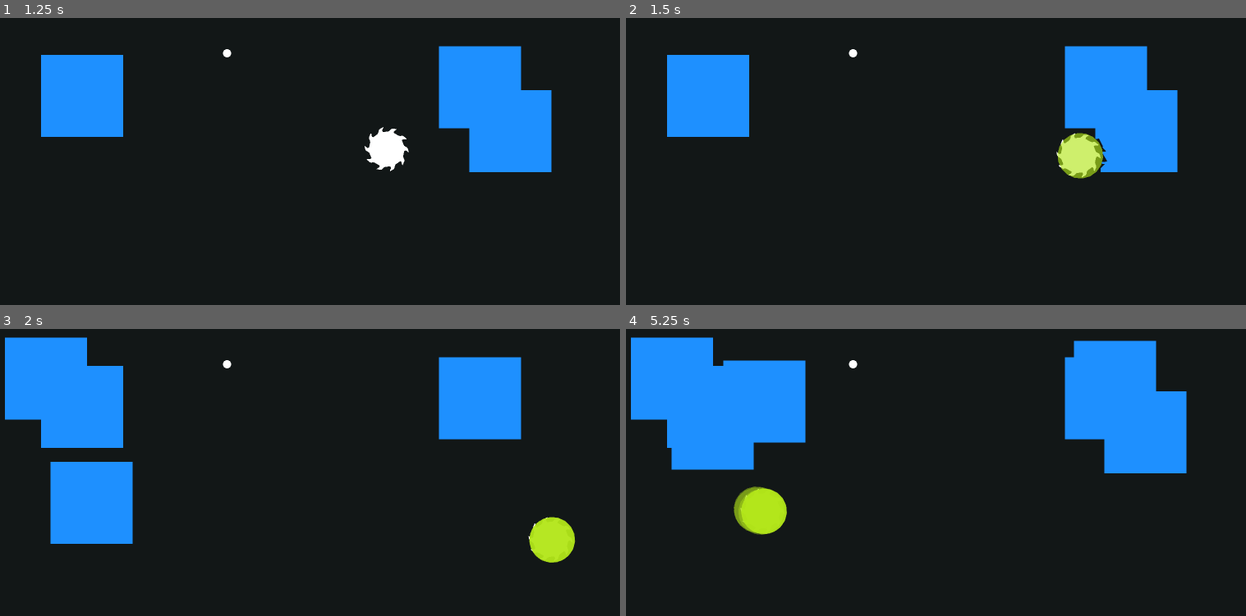
Above: before the commit, frames 1-4 (two rows, left to right).
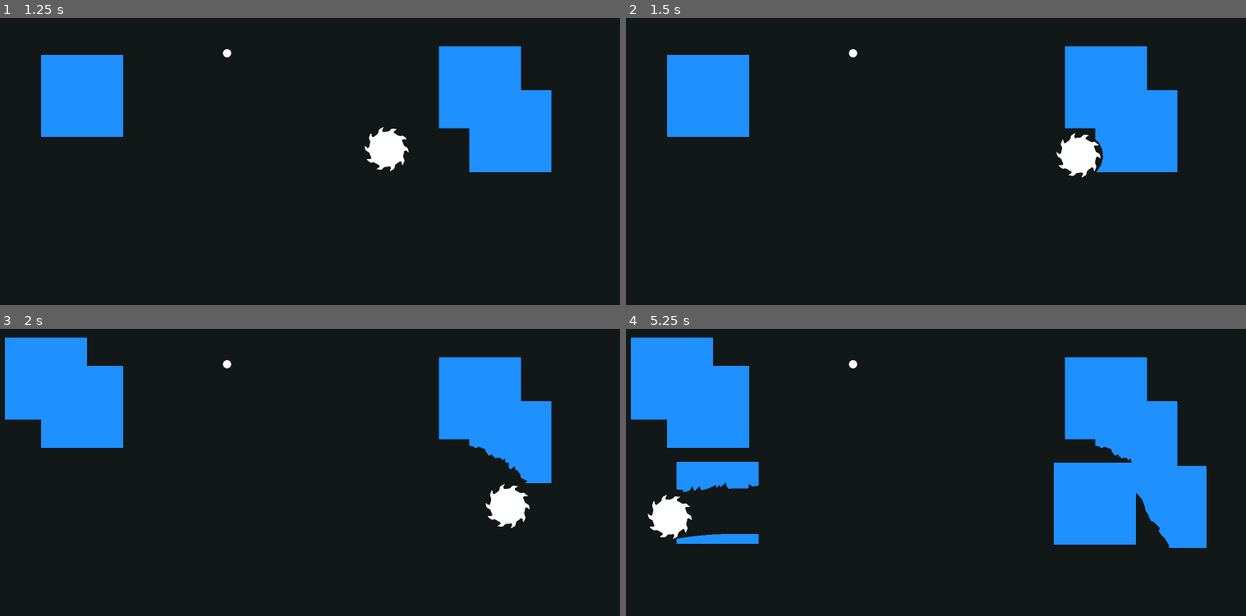
Above: after the commit, the same moments.

Repository: kelliedlynch/SpinGame
Game: Godot game, scene res://Playground/ArenaPlayground.tscn
Two runs of this game, one before a commit and one after it. Both use one fixed random seed, a clock stepped at 60 frames per second and the inputs below.
Inputs:
- Up to frame 1 (1.25 s): tap Enter (ui_accept) at 0.5, 0.77 s; hold Right (ui_right) from 0.53 s (still down)
- Up to frame 2 (1.5 s): release Right (ui_right) at 1.28 s; hold Down (ui_down) from 1.28 s (still down)
- Up to frame 3 (2 s): keep holding Down (ui_down); tap Enter (ui_accept) at 1.52 s
- Up to frame 4 (5.25 s): release Down (ui_down) at 2.03 s; hold Right (ui_right) 2.03-2.78 s; hold Up (ui_up) 2.78-3.53 s; tap Enter (ui_accept) at 3.02, 3.77, 4.52 s; hold Left (ui_left) 3.53-5.03 s; hold Down (ui_down) from 5.03 s (still down)

Frame 1 is identical in both runs. In frame 2, 1.0% of the frame differs, in the area x 69-78%, y 40-56%; in frame 3, 7.4%; in frame 4, 14%, in the area x 3-94%, y 4-77%.
Error after the commit: Invalid access to property or key 'material_hardness' on a base object of type 'Nil'. (res://Player/PlayerHitbox.gd:106)

Commit message:
Polygon math fixed, about to restructure cut state management

Diff:
--- a/Component/Destructor/Destructor.gd
+++ b/Component/Destructor/Destructor.gd
@@ -10,14 +10,8 @@
 # if next has key, shape is the actual destructor
 var next_for = {}
 
-var cut_state = CutState.READY
-enum CutState{
-	CUTTING,
-	READY,
-	NOT_READY,
-	BEGIN_CUT,
-	END_CUT
-}
+var cut_state = PlayerHitbox.CutState.READY
+
 var cut_spin_threshold: float = 1
 var cut_velocity_threshold: float = 80
 var target: DestructibleEntity = null
@@ -88,10 +82,10 @@
 				translated.append(to_global(pt + offset))
 				vis_translated.append(pt + offset)
 			next.append(translated)
-			var vis = Polygon2D.new()
-			vis.polygon = vis_translated
-			vis.color = Color(.7, .9, .1, .4)
-			parent.add_child(vis)
+			#var vis = Polygon2D.new()
+			#vis.polygon = vis_translated
+			#vis.color = Color(.7, .9, .1, .4)
+			#parent.add_child(vis)
 	return next
 
 
--- a/Entity/DestructibleEntity.gd
+++ b/Entity/DestructibleEntity.gd
@@ -44,7 +44,6 @@
 	queue_free()
 
 func apply_destructor(destruct_area: Array[PackedVector2Array]) -> bool:
-	var destroyed_any = false
 	var screen_size = get_viewport_rect().size
 	var min_side_length = max(screen_size.x, screen_size.y) * SIMPLIFY_THRESHOLD
 	var before_destruct = get_polygons(hitbox)
@@ -55,139 +54,96 @@
 			new_poly.append(hitbox.to_local(pt))
 		destruct_area_to_local.append(new_poly)
 
-	var after_destruct = PolygonMath.clip_multiple(before_destruct, destruct_area_to_local)
-	#var after_destruct = PolygonMath.clip_multiple(before_destruct, removed)
-	if after_destruct.is_empty():
-		destroyed_any = true
+	var any_clipped = false
+	for h in before_destruct:
+		for c in destruct_area_to_local:
+			if Geometry2D.intersect_polygons(h, c).is_empty():
+				continue
+			any_clipped = true
+			break
+		if any_clipped == true: break
+	if any_clipped == false: return any_clipped
+
+	var hitbox_after_destruct = PolygonMath.clip_multiple(before_destruct, destruct_area_to_local, true)
+	if hitbox_after_destruct.is_empty():
 		emit_signal("was_destroyed", self)
-		return true
+		return any_clipped
+
+
+	var jagged_edges: Array[PackedVector2Array] = []
+	var frag_shape = _get_fragment()
+	for poly in destruct_area_to_local:
+		for i in range(randi_range(0, 2), poly.size()):
+			var rotated = PolygonMath.rotate_polygon(frag_shape, randi_range(0, 360))
+			for j in rotated.size():
+				rotated[j] += poly[i]
+			jagged_edges.append(rotated)
+			i += randi_range(0, 2)
+	jagged_edges.append_array(destruct_area_to_local)
+	var visible_destructor_shape = PolygonMath.merge_recursive(jagged_edges)
+
+	var old_visible = get_polygons(visible_area)
+	var visible_inside_new_hitbox: Array[PackedVector2Array] = []
+	var new_hitbox_inside_visible: Array[PackedVector2Array] = []
+	for i in hitbox_after_destruct.size():
+		var intersected = PolygonMath.intersect_multiple([hitbox_after_destruct[i]], old_visible)
+		if intersected.is_empty():
+			continue
+		visible_inside_new_hitbox.append_array(intersected)
+		new_hitbox_inside_visible.append_array(intersected)
+
+	if new_hitbox_inside_visible.is_empty():
+		emit_signal("was_destroyed", self)
+		return any_clipped
+
+	var visible_after_destruct: Array[PackedVector2Array] = []
+	for i in visible_inside_new_hitbox.size():
+		var clipped = PolygonMath.clip_multiple([visible_inside_new_hitbox[i]], visible_destructor_shape, true)
+		var size =  clipped.size()
+		if size != 1:
+			visible_inside_new_hitbox[i].clear()
+			new_hitbox_inside_visible[i].clear()
+		if size > 1:
+			visible_inside_new_hitbox.append_array(clipped)
+			new_hitbox_inside_visible.append_array(clipped)
+		elif size == 1:
+			visible_inside_new_hitbox[i] = clipped[0]
+			new_hitbox_inside_visible[i] = clipped[0]
 
 	var simplified_hitbox: Array[PackedVector2Array] = []
-	for poly in after_destruct:
-		var simplified = PolygonMath.simplify_polygon(poly, min_side_length)
-		if simplified.size() == 0:
-			pass
-		simplified_hitbox.append(simplified)
-
-	var cut_edges = PolygonMath.intersect_multiple(before_destruct, destruct_area_to_local)
-	var cut_vertices = PackedVector2Array()
-	for poly in cut_edges:
-		cut_vertices.append_array(poly)
-
-	if cut_edges.is_empty():
-		return false
-
-	var pruned_hitbox: Array[PackedVector2Array] = []
-	for poly in simplified_hitbox:
-		if _is_prunable(poly) == true:
-			continue
-		pruned_hitbox.append(poly)
-
-	if pruned_hitbox.size() == 0:
+	var simplified_visible: Array[PackedVector2Array] = []
+	for i in new_hitbox_inside_visible.size():
+		if new_hitbox_inside_visible[i].is_empty() == true:
+			continue
+		simplified_hitbox.append(PolygonMath.simplify_polygon(new_hitbox_inside_visible[i], min_side_length))
+		simplified_visible.append(PolygonMath.simplify_polygon(visible_inside_new_hitbox[i], min_side_length))
+
+	assert(!simplified_hitbox.is_empty())
+
+	for i in simplified_hitbox.size():
+		if _is_prunable(simplified_hitbox[i]) == true or _is_prunable(simplified_visible[i]) == true:
+			simplified_hitbox[i].clear()
+			simplified_visible[i].clear()
+
+	var decayed_hitbox: Array[PackedVector2Array] = []
+	var decayed_visible: Array[PackedVector2Array] = []
+	for i in simplified_hitbox.size():
+		if simplified_hitbox[i].is_empty() == true:
+			continue
+		if _is_decayable(simplified_hitbox[i]) == true or _is_decayable(simplified_visible[i]) == true:
+			_decay_chunk(simplified_visible[i])
+			continue
+		decayed_hitbox.append(simplified_hitbox[i])
+		decayed_visible.append(simplified_visible[i])
+
+	if decayed_hitbox.is_empty():
 		emit_signal("was_destroyed", self)
-		return true
-
-	var frag_shape = _get_fragment()
-	var fragment_quantity = min(cut_vertices.size(), material_chunk_quantity)
-	var edge_fragments: Array[PackedVector2Array] = []
-	for i in fragment_quantity:
-		var rotated = PolygonMath.rotate_polygon(frag_shape, randi_range(0, 360))
-		for j in rotated.size():
-			rotated[j] += cut_vertices[i]
-		edge_fragments.append(rotated)
-	var rough_clipper = PolygonMath.merge_recursive(edge_fragments)
-
-	if rough_clipper.is_empty():
-		pass
-
-	var visible_after_clip: Array[PackedVector2Array] = pruned_hitbox.duplicate(true)
-	var new_bits: Array[PackedVector2Array] = []
-	for i in pruned_hitbox.size():
-		var visible_remainder = PolygonMath.clip_multiple([pruned_hitbox[i]], rough_clipper)
-		var v = visible_remainder.size()
-		if v == 0:
-			destroyed_any = true
-			visible_after_clip[i].clear()
-			pruned_hitbox[i].clear()
-			continue
-		if v > 1:
-			destroyed_any = true
-			pruned_hitbox[i].clear()
-			visible_after_clip[i].clear()
-			new_bits.append_array(visible_remainder)
-			continue
-		if visible_remainder[0] != pruned_hitbox[i]:
-			destroyed_any = true
-		visible_after_clip[i] = visible_remainder[0]
-
-	if visible_after_clip.is_empty():
-		emit_signal("was_destroyed", self)
-		return true
-
-	var simplified_visible: Array[PackedVector2Array] = []
-	for poly in visible_after_clip:
-		if poly.is_empty():
-			destroyed_any = true
-			continue
-		simplified_visible.append(PolygonMath.simplify_polygon(poly, min_side_length))
-
-	var simplified_new_bits: Array[PackedVector2Array] = []
-	for b in new_bits:
-		var simp = PolygonMath.simplify_polygon(b, min_side_length)
-		if simp.is_empty():
-			continue
-		if _is_prunable(simp):
-			destroyed_any = true
-			continue
-		simplified_new_bits.append(simp)
-
-	var visible_cleaned: Array[PackedVector2Array] = []
-	var hitbox_cleaned: Array[PackedVector2Array] = []
-	for i in simplified_visible.size():
-		if simplified_visible[i].is_empty():
-			if !hitbox_cleaned.is_empty():
-				# something went wrong, a hitbox poly was lost while visible retained, or vice versa
-				pass
-			continue
-		if _is_prunable(simplified_visible[i]):
-			destroyed_any = true
-			continue
-		if Geometry2D.is_polygon_clockwise(simplified_visible[i]):
-			# should this be possible?
-			pass
-		visible_cleaned.append(simplified_visible[i])
-		hitbox_cleaned.append(pruned_hitbox[i])
-
-
-	visible_cleaned.append_array(simplified_new_bits)
-	hitbox_cleaned.append_array(simplified_new_bits)
-	#var new_hitbox = PolygonMath.merge_recursive(pruned_hitbox)
-
-	var after_decay = _decay_chunks(hitbox_cleaned)
-	if after_decay.is_empty():
-		emit_signal("was_destroyed", self)
-		return true
-
-	var hitbox_after_decay: Array[PackedVector2Array] = []
-	var visible_after_decay: Array[PackedVector2Array] = []
-	if after_decay.is_empty():
-		emit_signal("was_destroyed", self)
-		return true
-
-	for i in after_decay.size():
-		if after_decay[i].is_empty():
-			destroyed_any = true
-			continue
-		hitbox_after_decay.append(hitbox_cleaned[i])
-		visible_after_decay.append(visible_cleaned[i])
-	if hitbox_cleaned.is_empty():
-		emit_signal("was_destroyed", self)
-		return true
-
-	call_deferred("update_polygons", hitbox, hitbox_after_decay)
-	call_deferred("update_polygons", destructible_area, hitbox_after_decay)
-	call_deferred("update_polygons", visible_area, visible_after_decay)
-	return destroyed_any
+		return any_clipped
+
+	call_deferred("update_polygons", hitbox, decayed_hitbox)
+	call_deferred("update_polygons", destructible_area, decayed_hitbox)
+	call_deferred("update_polygons", visible_area, decayed_visible)
+	return any_clipped
 
 
 func _is_prunable(poly: PackedVector2Array) -> bool:
@@ -202,20 +158,11 @@
 			return true
 	return false
 
-func _decay_chunks(polys: Array[PackedVector2Array]) -> Array[PackedVector2Array]:
-	var decayed: Array[PackedVector2Array] = []
-	for i in polys.size():
-		if polys[i].is_empty():
-			continue
-		if _is_decayable(polys[i]) == true:
-			var local_poly = PackedVector2Array()
-			for vertex in polys[i]:
-				local_poly.append(get_parent().to_local(destructible_area.to_global(vertex)))
-			_spawn_debris(local_poly)
-			decayed.append(PackedVector2Array())
-			continue
-		decayed.append(polys[i])
-	return decayed
+func _decay_chunk(poly: PackedVector2Array):
+	var local_poly = PackedVector2Array()
+	for vertex in poly:
+		local_poly.append(get_parent().to_local(destructible_area.to_global(vertex)))
+	_spawn_debris(local_poly)
 
 func _spawn_debris(poly: PackedVector2Array):
 	var frag = DebrisFragment.new()
@@ -227,7 +174,6 @@
 	add_sibling(frag)
 
 func _is_decayable(poly: PackedVector2Array) -> bool:
-	# TODO: this should happen after a cut ends, instead of immediately
 	var size = PolygonMath.size_of_polygon(poly)
 	var screen = get_viewport_rect().size
 	var decay_size = max(screen.x, screen.y) * DECAY_THRESHOLD
--- a/Player/PlayerHitbox.gd
+++ b/Player/PlayerHitbox.gd
@@ -25,7 +25,7 @@
 		pass
 
 func _on_destroyed_destructible(node):
-	destructor.cut_state = destructor.CutState.READY
+	destructor.cut_state = CutState.READY
 	node.was_destroyed.disconnect(_on_destroyed_destructible)
 
 func _integrate_forces(state: PhysicsDirectBodyState2D) -> void:
@@ -33,13 +33,13 @@
 	input_vector = Vector2.ZERO
 	state.linear_velocity = state.linear_velocity.limit_length(max_speed)
 
-	if destructor.cut_state == destructor.CutState.READY:
+	if destructor.cut_state == CutState.READY:
 		var test = move_and_collide(state.linear_velocity * state.step, true, .08, true)
 		if test != null and test.get_collider() is DestructibleHitbox:
 			#custom_integrator = true
 			var destructible = test.get_collider().get_parent()
 			if destructor.cutting_power() >= destructible.material_hardness + destructible.CUT_INERTIA:
-				destructor.cut_state = destructor.CutState.BEGIN_CUT
+				destructor.cut_state = CutState.BEGIN_CUT
 				destructible.was_destroyed.connect(_on_destroyed_destructible)
 				destructible.hitbox.add_collision_exception_with(self)
 				destructor.target = destructible
@@ -51,48 +51,48 @@
 				#custom_integrator = false
 		#else:
 			#custom_integrator = false
-	elif destructor.cut_state == destructor.CutState.BEGIN_CUT:
-		destructor.cut_state = destructor.CutState.CUTTING
+	elif destructor.cut_state == CutState.BEGIN_CUT:
+		destructor.cut_state = CutState.CUTTING
 		var destructible = destructor.target
 		if destructible == null:
-			destructor.cut_state = destructor.CutState.READY
+			destructor.cut_state = CutState.READY
 			return
-		begin_cut_speed -= destructible.material_linear_damp
+		begin_cut_speed = max(begin_cut_speed - destructible.material_linear_damp, 0)
 		var material_limited_velocity = state.linear_velocity.limit_length(begin_cut_speed)
 		state.linear_velocity = material_limited_velocity
 		var travel = state.linear_velocity * state.step
 		var next_frame_shape = destructor.get_next_frame_destructor(travel)
 		var destructor_hit = destructible.apply_destructor(next_frame_shape)
 		if destructor_hit == false:
-			destructor.cut_state = destructor.CutState.END_CUT
-	elif destructor.cut_state == destructor.CutState.CUTTING:
+			destructor.cut_state = CutState.END_CUT
+	elif destructor.cut_state == CutState.CUTTING:
 		var destructible = destructor.target
 		if destructible == null:
-			destructor.cut_state = destructor.CutState.READY
+			destructor.cut_state = CutState.READY
 			return
-		begin_cut_speed -= destructible.material_linear_damp
+		begin_cut_speed = max(begin_cut_speed - destructible.material_linear_damp, 0)
 		var material_limited_velocity = state.linear_velocity.limit_length(begin_cut_speed)
 		state.linear_velocity = material_limited_velocity
 		var travel = state.linear_velocity * state.step
 		var next_frame_shape = destructor.get_next_frame_destructor(travel)
 		var destructor_hit = destructible.apply_destructor(next_frame_shape)
 		if destructor_hit == false:
-			destructor.cut_state = destructor.CutState.END_CUT
-	elif destructor.cut_state == destructor.CutState.END_CUT:
+			destructor.cut_state = CutState.END_CUT
+	elif destructor.cut_state == CutState.END_CUT:
 		var destructible = destructor.target
 		if destructible == null:
-			destructor.cut_state = destructor.CutState.READY
+			destructor.cut_state = CutState.READY
 			return
-		begin_cut_speed -= destructible.material_linear_damp
+		begin_cut_speed = max(begin_cut_speed - destructible.material_linear_damp, 0)
 		var material_limited_velocity = state.linear_velocity.limit_length(begin_cut_speed)
 		state.linear_velocity = material_limited_velocity
 		var travel = state.linear_velocity * state.step
 		var next_frame_shape = destructor.get_next_frame_destructor(travel)
 		var destructor_hit = destructible.apply_destructor(next_frame_shape)
 		if destructor_hit == true:
-			destructor.cut_state = destructor.CutState.CUTTING
+			destructor.cut_state = CutState.CUTTING
 		else:
-			destructor.cut_state = destructor.CutState.READY
+			destructor.cut_state = CutState.READY
 			destructible.was_destroyed.disconnect(_on_destroyed_destructible)
 			destructible.hitbox.remove_collision_exception_with(self)
 			if material_limited_velocity.length() < begin_cut_speed:
@@ -100,30 +100,30 @@
 				begin_cut_speed = 0
 				destructor.target = null
 
-	#if destructor.cut_state == destructor.CutState.CUTTING:
-		#custom_integrator = true
-		#var destructible = destructor.target
-		#var speed = min(state.linear_velocity.length(), destructible.material_max_cut_speed)
-		#var material_limited_velocity = state.linear_velocity.limit_length(speed - destructible.material_linear_damp)
-		#state.linear_velocity = material_limited_velocity
-		#begin_cut_speed -= destructible.material_linear_damp
-		#if destructor.cutting_power() >= destructible.material_hardness - destructible.CUT_INERTIA:
-			#var travel = state.linear_velocity * state.step
-			#var next_frame_shape = destructor.get_next_frame_destructor(travel)
-			#var destructor_hit = destructible.apply_destructor(next_frame_shape)
-			##print("destroyed any of destructible: ", destructor_hit)
-			#var a = destructible.hitbox.get_collision_exceptions()
-			#if destructor_hit == false:
-				#destructor.cut_state == destructor.CutState.READY
-				#destructible.hitbox.remove_collision_exception_with(destructor)
-				#if material_limited_velocity.length() < begin_cut_speed:
-					#state.linear_velocity = state.linear_velocity.limit_length(begin_cut_speed)
-				#begin_cut_speed = 0
-				#destructor.target = null
-			#else:
-				#move_and_collide(travel)
-	#pass
+func _physics_process(delta: float) -> void:
+	if destructor.cut_state == CutState.READY:
+		var destructible = _destructible_in_path(linear_velocity, delta)
+		if destructor.cutting_power() >= destructible.material_hardness + destructible.CUT_INERTIA:
+			destructor.cut_state = CutState.BEGIN_CUT
+			destructible.was_destroyed.connect(_on_destroyed_destructible)
+			#destructible.hitbox.add_collision_exception_with(self)
+			destructor.target = destructible
+			#begin_cut_speed = linear_velocity.length()
+			#apply_central_impulse(-test.get_remainder())
+	elif destructor.cut_state == CutState.BEGIN_CUT:
+		pass
+	elif destructor.cut_state == CutState.CUTTING:
+		pass
+	elif destructor.cut_state == CutState.END_CUT:
+		pass
+	elif destructor.cut_state == CutState.NOT_READY:
+		pass
 
+func _destructible_in_path(vel: Vector2, delta: float) -> DestructibleEntity:
+	var test = move_and_collide(linear_velocity * delta, true, .08, true)
+	if test != null and test.get_collider() is DestructibleHitbox:
+		return test.get_collider().get_parent()
+	return null
 
 func _process(delta) -> void:
 	#last_frame_velocity = linear_velocity
@@ -141,3 +141,11 @@
 	if Input.is_action_pressed("ui_down"):
 		#linear_velocity += Vector2(0, power * delta)
 		input_vector += (Vector2(0, power * delta))
+
+enum CutState{
+	CUTTING,
+	READY,
+	NOT_READY,
+	BEGIN_CUT,
+	END_CUT
+}
--- a/Utility/PolygonMath.gd
+++ b/Utility/PolygonMath.gd
@@ -1,7 +1,7 @@
 extends Object
 class_name PolygonMath
 
-static var DEFAULT_POLYGON: PackedVector2Array = [Vector2(-100, -100), Vector2(100, -100), Vector2(100, 100), Vector2(-100, 100)]
+static var DEFAULT_POLYGON: PackedVector2Array = [Vector2(-100, -100), Vector2(-100, 100), Vector2(100, 100), Vector2(100, -100)]
 
 static func generate_circle_polygon(radius) -> PackedVector2Array:
 	var min_pts = 18
@@ -10,7 +10,7 @@
 	var pts = min(max(min_pts, int(360 / radius)), max_pts)
 	var interval = 2 * PI / pts
 	for i in pts:
-		var pt = Vector2(radius * sin(i * interval), radius * cos(i * interval))
+		var pt = Vector2(radius * sin(-i * interval), radius * cos(-i * interval))
 		#pt += Vector2(radius, radius)
 		vertices.append(pt)
 	return vertices
@@ -96,7 +96,7 @@
 	b += poly[-1].y * poly[0].x
 	return (a - b) / 2
 
-static func clip_multiple(base: Array[PackedVector2Array], clipper: Array[PackedVector2Array]) -> Array[PackedVector2Array]:
+static func clip_multiple(base: Array[PackedVector2Array], clipper: Array[PackedVector2Array], remove_holes) -> Array[PackedVector2Array]:
 	if base.is_empty() or clipper.is_empty():
 		return base
 	var after_clip: Array[PackedVector2Array] = []
@@ -104,31 +104,31 @@
 		var clipped_b: Array[PackedVector2Array] = []
 		for c in clipper:
 			var clipped = Geometry2D.clip_polygons(b, c)
+			if clipped.is_empty():
+				clipped_b.clear()
+				break
 			for cc in clipped:
-				if Geometry2D.is_polygon_clockwise(cc) == false:
-					clipped_b.append(cc)
-					continue
-				pass
-		var reconstituted_b = intersect_group(clipped_b)
-		if reconstituted_b.is_empty():
-			pass
-		after_clip.append_array(reconstituted_b)
-
-	for poly in after_clip:
-		if Geometry2D.is_polygon_clockwise(poly) == true:
+				if Geometry2D.is_polygon_clockwise(c) == true:
+					pass
+			clipped_b = clipped
+		if clipped_b.is_empty():
 			continue
+		#var reconstituted_b = intersect_group(clipped_b)
+		#if reconstituted_b.is_empty():
+			#continue
+		after_clip.append_array(clipped_b)
+
 	if after_clip.is_empty():
-		return []
-	return merge_recursive(after_clip)
+		return after_clip
+	return merge_recursive(after_clip, remove_holes)
 
 static func intersect_group(polys: Array[PackedVector2Array]) -> Array[PackedVector2Array]:
 	var after_intersect: Array[PackedVector2Array] = [polys[0].duplicate()]
 	for i in range(1, polys.size()):
-		if Geometry2D.is_polygon_clockwise(polys[i]) == true:
-			continue
 		for inter in after_intersect:
-			if Geometry2D.is_polygon_clockwise(inter) == true:
-				continue
+			if Geometry2D.is_polygon_clockwise(inter) == true or Geometry2D.is_polygon_clockwise(polys[i]) == true:
+				# STOP! LOOK AT WHAT HAPPENS IF TWO OVERLAPPING HOLES
+				pass
 			var this_intersection = Geometry2D.intersect_polygons(polys[i], inter)
 			if this_intersection.is_empty() == true:
 				after_intersect.clear()
@@ -139,7 +139,7 @@
 static func intersect_multiple(poly1: Array[PackedVector2Array], poly2: Array[PackedVector2Array]) -> Array[PackedVector2Array]:
 	if poly1.is_empty() or poly2.is_empty():
 		var new_p = poly1.duplicate()
-		new_p.append_array(poly2)
+		new_p.append_array(poly2.duplicate())
 		return new_p
 	var after_intersect: Array[PackedVector2Array] = []
 	for b in poly1:
@@ -149,28 +149,27 @@
 			if intersection.is_empty():
 				continue
 			new_b.append_array(intersection)
-		after_intersect.append_array(merge_recursive(new_b))
-	if after_intersect.is_empty(): return []
+		if new_b.is_empty():
+			return new_b
+		var merged_b = merge_recursive(new_b)
+		after_intersect.append_array(merged_b)
+	if after_intersect.is_empty():
+		return after_intersect
 	return merge_recursive(after_intersect)
 
-static func merge_recursive(polys: Array[PackedVector2Array]) -> Array[PackedVector2Array]:
+static func merge_recursive(polys: Array[PackedVector2Array], remove_holes = false) -> Array[PackedVector2Array]:
 	var orig_size = polys.size()
 	if orig_size <= 1: return polys
-	var merged: Array[PackedVector2Array] = []
-
-	var i = 0
-	while i < orig_size - 1:
-		var this_merge = Geometry2D.merge_polygons(polys[i], polys[i+1])
-		var holes_removed: Array[PackedVector2Array] = []
-		for poly in this_merge:
-			if Geometry2D.is_polygon_clockwise(poly) == true:
-				#i += 2
-				continue
-			holes_removed.append(poly)
-		merged.append_array(holes_removed)
-		i += 2
-	if orig_size % 2 == 1:
-		merged.append(polys[-1])
+	var merged: Array[PackedVector2Array] = [polys[0]]
+
+	for i in range(1, orig_size):
+		#var new_merged: Array[PackedVector2Array] = []
+		for poly in merged:
+			var this_merge = Geometry2D.merge_polygons(polys[i], poly)
+			if this_merge.is_empty():
+				merged.append(polys[i])
+				continue
+			merged = this_merge
 
 	var size_after = merged.size()
 	var matched = true
@@ -182,12 +181,19 @@
 			if merged.has(polys[j]) and polys.has(merged[j]):
 				continue
 			matched = false
+			break
 	else:
 		matched = false
-	if matched == true:
-		return polys
-
-	return merge_recursive(merged)
+
+	if remove_holes == true:
+		var holes_removed: Array[PackedVector2Array] = []
+		for poly in merged:
+			if Geometry2D.is_polygon_clockwise(poly) == true:
+				continue
+			holes_removed.append(poly)
+		merged = holes_removed
+
+	return merge_recursive(merged, remove_holes) if matched == false else merged
 
 #static func intersect_recursive(polys: Array[PackedVector2Array]) -> Array[PackedVector2Array]:
 	#var orig_size = polys.size()
@@ -234,9 +240,12 @@
 		polys[0].append(Vector2(pt.x - capsule_length / 2 + r, pt.y))
 		polys[2].append(Vector2(pt.x + capsule_length / 2 - r, pt.y))
 	var rect: PackedVector2Array = [Vector2(-(capsule_length / 2 - r), -r),\
-				Vector2(capsule_length / 2 - r, -r),\
+				Vector2(-(capsule_length / 2 - r), r),\
 				Vector2(capsule_length / 2 - r, r),\
-				Vector2(-(capsule_length / 2 - r), r)]
+				Vector2(capsule_length / 2 - r, -r)]
 	polys[1] = rect
-	var merged = merge_recursive(polys)[0]
-	return merged
+	var merged = merge_recursive(polys, true)
+	if merged.size() != 1:
+		# something went wrong
+		pass
+	return merged[0]
